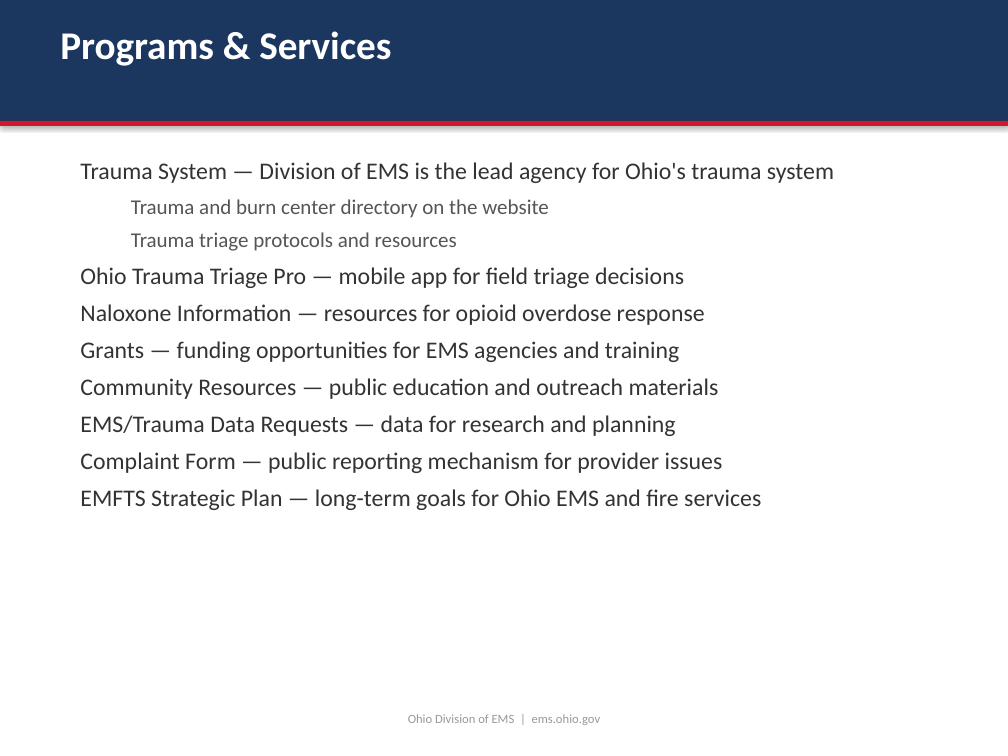
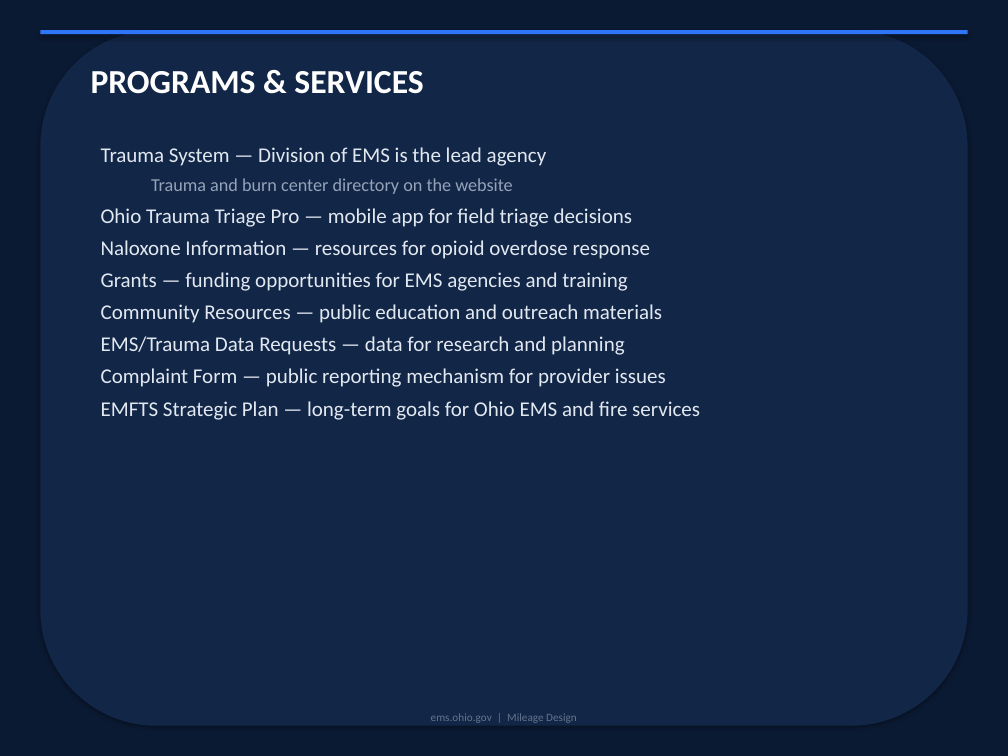
Before and after one commit to bbishilany/nicks-capstone, a slide deck: slide 14 of Ohio-Division-of-EMS-Presentation.pptx. Drawn at 1008x756 pixels with LibreOffice and Linux fonts; fonts in the diff are those of the drawing. Boxes give left, top, right and bottom in pixels: in the first picture for what was removed or moved away, otherwise in the second. Text is boxed around its words. In the diff, an @@ line names an element or a change of style, - is before the commit and + after.

```diff
--- a/Ohio-Division-of-EMS-Presentation.pptx
+++ b/Ohio-Division-of-EMS-Presentation.pptx
@@ background #FFFFFF to #0B1A33 @@
@@ rectangle removed at (x1=0, y1=0, x2=1008, y2=121) @@
@@ rectangle resized from (x1=0, y1=121, x2=1008, y2=126) to (x1=40, y1=30, x2=968, y2=34) @@
@@ rectangle at (x1=40, y1=30, x2=968, y2=34): fill #CE1A2B to #2E75F7 @@
@@ rounded rectangle added at (x1=40, y1=30, x2=968, y2=726), fill #122647 @@
@@ text at (x1=91, y1=71, x2=423, y2=94): text changed; size 28 to 24 pt @@
-Programs & Services
+PROGRAMS & SERVICES
@@ text "Trauma System — Division of ..." moved from (x1=80, y1=162, x2=834, y2=510) to (x1=101, y1=147, x2=700, y2=420) @@
@@ text at (x1=101, y1=147, x2=547, y2=166): text changed; size 17 to 15 pt; text colour #333333 to #E2E8F0 @@
-Trauma System — Division of EMS is the lead agency for Ohio's trauma system
+Trauma System — Division of EMS is the lead agency
@@ text at (x1=101, y1=178, x2=700, y2=420): size 15 to 13 pt, text colour #555555 to #94A3B8 in "Trauma and burn center directory on the ..."; size 17 to 15 pt, text colour #333333 to #E2E8F0 in "Ohio Trauma Triage Pro — mobile app ...", "Naloxone Information — resources for opioid overdose ...", "Grants — funding opportunities for EMS agencies ...", "Community Resources — public education and outreach ..." and 3 more places; less space between paragraphs @@
@@ text at (x1=131, y1=232, x2=457, y2=251): paragraph removed @@
-  Trauma triage protocols and resources
@@ text at (x1=431, y1=713, x2=577, y2=723): text changed; size 9 to 8 pt; text colour #999999 to #64748B @@
-Ohio Division of EMS | ems.ohio.gov
+ems.ohio.gov | Mileage Design
```
Also in this commit, not shown: 29 other slides changed, 7 other files.
